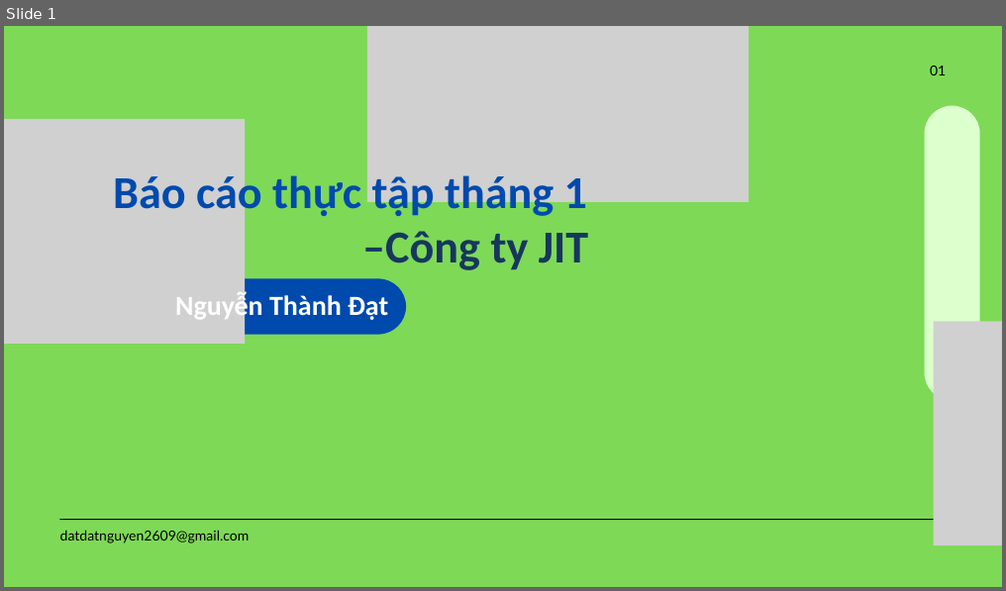
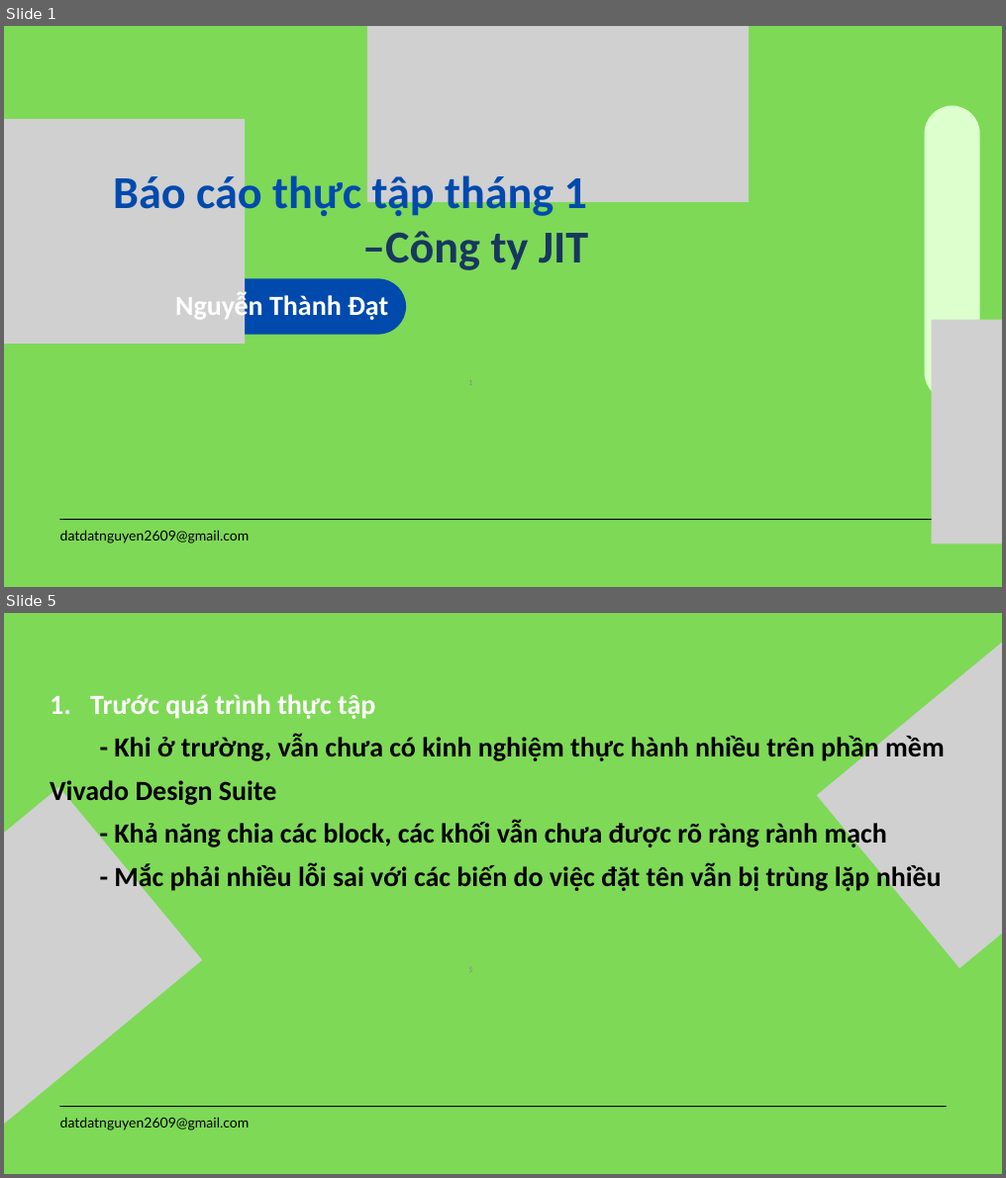
Before and after one commit to datdatnguyen2609/jit_intern, a slide deck: report/monthly_report/first_month_intern_report_nguyenthanhdat.pptx. Shown one above the other, each under a label of ours: slide 1 before the commit, slides 1 and 5 after it; the slides between them are not shown. The pictures are 1006x591 and 1006x1178 pixels, drawn with LibreOffice and Linux fonts; fonts in the diff are those of the drawing; grey boxes stand for pictures. Boxes give left, top, right and bottom in pixels: in the first picture for what was removed or moved away, otherwise in the second. Text is boxed around its words. In the diff, an @@ line names an element or a change of style, - is before the commit and + after.

```diff
--- a/report/monthly_report/first_month_intern_report_nguyenthanhdat.pptx
+++ b/report/monthly_report/first_month_intern_report_nguyenthanhdat.pptx
@@ slide 5 added at (4,613,1002,1174), background #7ED957 @@
@@ picture added at (817,613,1002,968) @@
@@ text added at (50,694,944,893), 40 pt, text #000000, bold @@
+1. Trước quá trình thực tập
+- Khi ở trường, vẫn chưa có kinh nghiệm thực hành nhiều trên phần mềm Vivado Design Suite
+- Khả năng chia các block, các khối vẫn chưa được rõ ràng rành mạch
+- Mắc phải nhiều lỗi sai với các biến do việc đặt tên vẫn bị trùng lặp nhiều
@@ picture added at (4,787,202,1174) @@
@@ line added from (59, 1106) to (946, 1106), #000000 1.5 pt @@
@@ text added at (60,1117,250,1131), 20 pt, text #000000 @@
+datdatnguyen2609@gmail.com
@@ slide 1 changed as well @@
@@ text removed at (930,66,945,76) @@
-01
@@ picture at (931,319,1002,544): outline redrawn @@
```
Also in this commit, not shown: 9 other slides changed, 10 other slides added, 4 slides removed, 4 other files.
